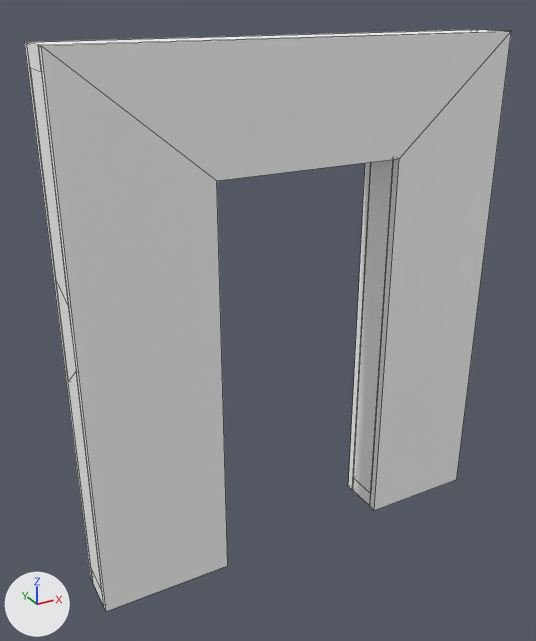
Two versions of the FBX model Assets/Art/Polygons/PolygonConstruction/Models/SM_Bld_House_Wall_Door_04.fbx, one commit apart.
Before and after are seen from a 50 mm lens placed at (-0.71, -3.38, 3.08), pointed at (1.12, -0.04, 1.42). The lights are fixed; the arrows at lower left show +X, +Y and +Z. The picture after the commit comes second. Mesh edges are drawn as thin lines. Where no turn or scale is listed for an object, it has been applied to the vertices. Vertices at exactly the same position are counted once.

The first picture shows 'SM_Bld_House_Wall_Door_04'.
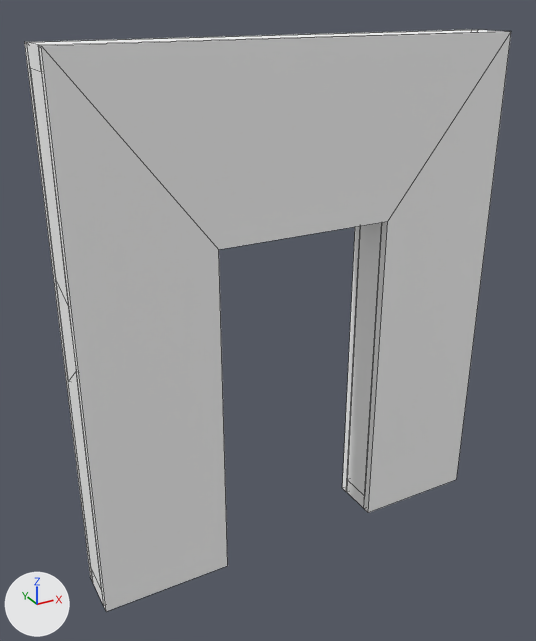
Boxes [x1, y1, x2, y2] around the edits, measured in the pictures (536 x 641 px; the box of a moved part takes in the faces that stretch with it):
part 1 of me_mesh, moved or reshaped
    before: [353, 159, 393, 494]
    after: [347, 222, 382, 496]
part 2 of me_mesh, moved or reshaped
    before: [42, 32, 511, 510]
    after: [42, 32, 511, 513]
part 3 of me_mesh, moved or reshaped
    before: [353, 478, 371, 506]
    after: [347, 480, 365, 508]
part 4 of me_mesh, moved or reshaped
    both: [41, 46, 228, 611]

Edits to the bpy script that builds the scene:
```text
Change me_mesh:
    where me_mesh.from_pydata(...)  # 98 vertices, 88 faces; spans x 0.0..2.5, y -0.25..0.05, z 0.0..2.9
    used by ob_sm_bld_house_wall_door_04; location = (0.0, 0.0, 0.0)
    me_mesh part 1: the loose piece of 8 vertices spanning x 1.8..1.9, y -0.2..0.0, z 0.1..2.8 is moved by (-0.05, 0.0, 0.0)
    me_mesh part 2: all 6 vertices in x 1.8, y -0.25..0.05, z 2.28..2.29 are moved by (-0.05, 0.0, -0.34)
    me_mesh part 3: 8 of the vertices in x 1.8, y -0.25..0.05, z 0.0..0.1 are moved by (-0.05, 0.0, 0.0)
    me_mesh part 4: all 8 vertices in x 0.74..1.16, y -0.25..0.05, z 2.28..2.3 are moved by (0.0, 0.0, -0.34)
```
